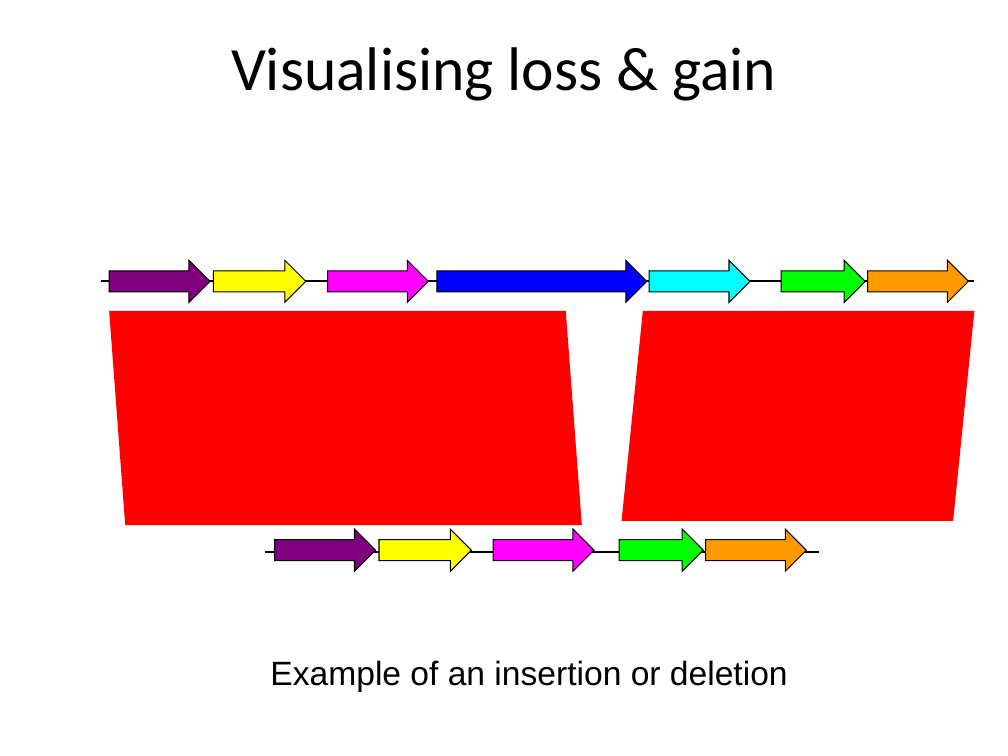
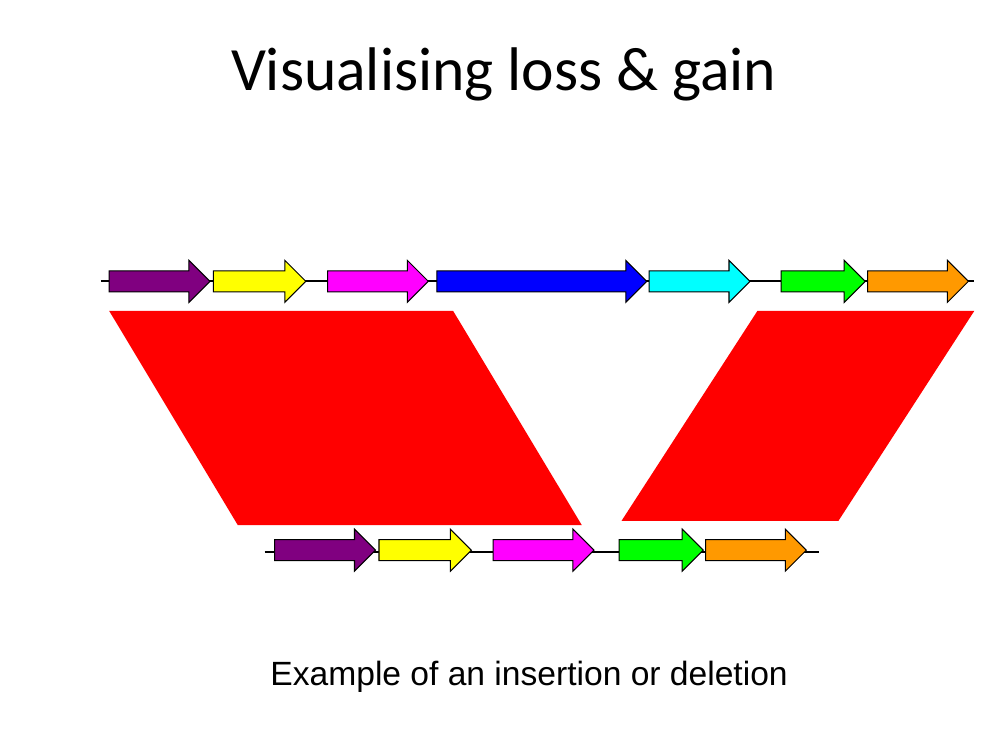
Before and after one commit to WCSCourses/WWPG_2022, a slide deck: slide 20 of presentations/Comp_genomics_RQ_FA_2022.pptx. Drawn at 1008x756 pixels with LibreOffice and Linux fonts; fonts in the diff are those of the drawing. Boxes give left, top, right and bottom in pixels: in the first picture for what was removed or moved away, otherwise in the second. Text is boxed around its words. In the diff, an @@ line names an element or a change of style, - is before the commit and + after.

```diff
--- a/presentations/Comp_genomics_RQ_FA_2022.pptx
+++ b/presentations/Comp_genomics_RQ_FA_2022.pptx
@@ parallelogram at <box>109,310,582,525</box>: proportions changed @@
@@ parallelogram at <box>622,310,975,520</box>: proportions changed @@
```
Also in this commit, not shown: 3 other slides changed.
